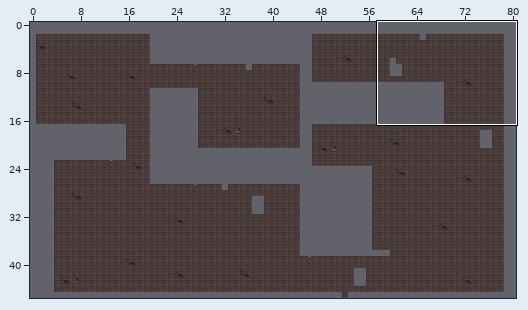
A Tiled map gets an edit: resources/dungeon-01.tmx. Above, an overview of the earlier version with the close-up marked.
Close-up. As it was:
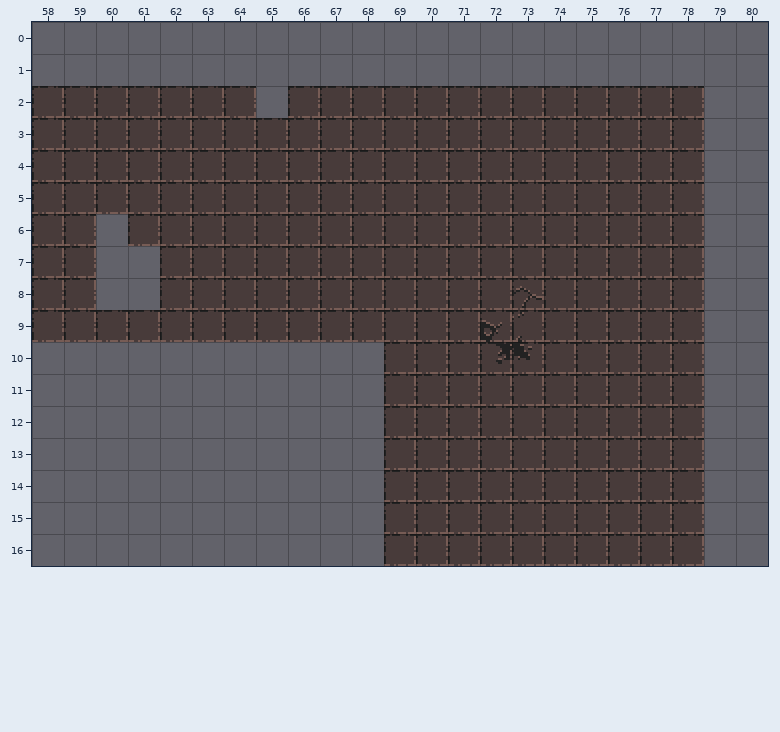
Cells are 16x16 px. Shown: x 58..80, y 0..16. The commit also changed other parts of the map, which this record leaves out.
Now the later version:
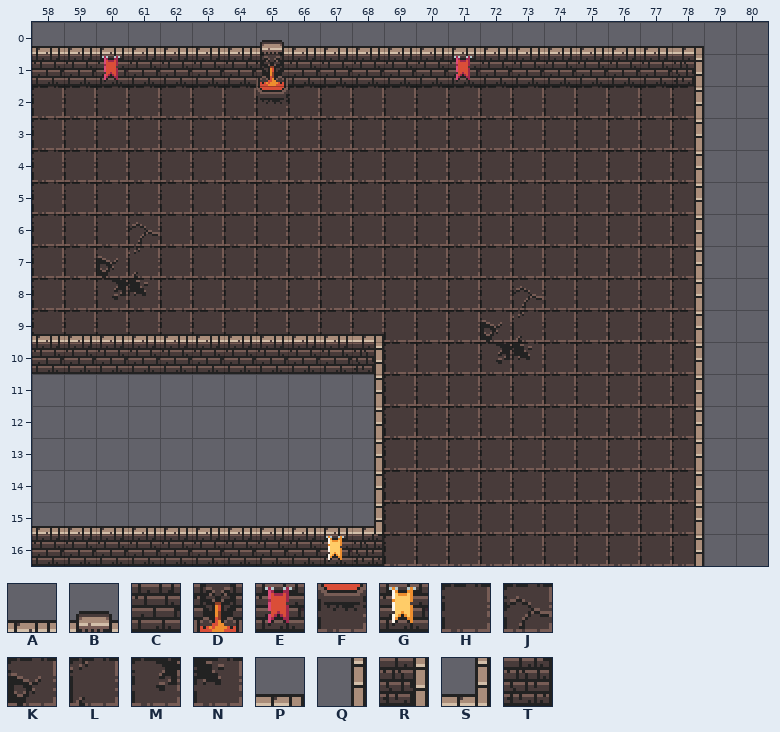
Key: from "dungeon": A 2, B 4, C 34, D 36, E 65, F 68, G 98, H 129, J 130, K 161, L 162, M 193, N 194, P 227, Q 256, R 259, S 291, T 323.
_ is an empty cell, . an unchanged one.
Tiles of an added or newly shown layer are drawn over the layers below it.
The edit:
--- layer "Walls" (now shown)
@@ x 58..78 @@
- 0 _____________________
- 1 _____________________
- 2 ......._............_
- 3 ...................._
- 4 ...................._
- 5 ...................._
- 6 ..__................_
- 7 ..__................_
- 8 ..__................_
- 9 ___________........._
-10 ___________........._
-11 .........._........._
-12 .........._........._
-13 .........._........._
-14 .........._........._
-15 ___________........._
-16 ___________........._
+ 0 AAAAAAABAAAAAAAAAAAAP
+ 1 CCECCCCDCCCCCECCCCCCR
+ 2 .......F............Q
+ 3 ....................Q
+ 4 ....................Q
+ 5 ....................Q
+ 6 ..HJ................Q
+ 7 ..KL................Q
+ 8 ..MN................Q
+ 9 AAAAAAAAAAP.........Q
+10 CCCCCCCCCCR.........Q
+11 ..........Q.........Q
+12 ..........Q.........Q
+13 ..........Q.........Q
+14 ..........Q.........Q
+15 AAAAAAAAAAS.........Q
+16 CCCCCCCCCGT.........Q
Pixel boxes of the changes (left, top, right, bottom) in both close-ups:
added: (32, 40, 704, 566)
